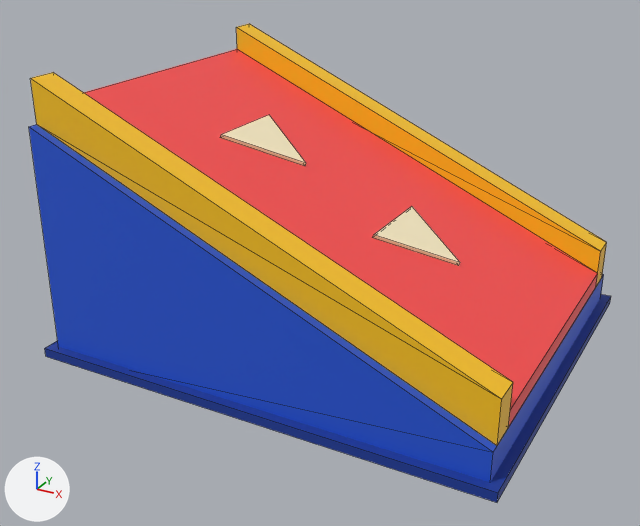
Renders of the Blender file assets/managed-models/puzzle/ramp/ramp.blend from each side of a commit.
Both versions are drawn from a 50 mm camera at (0.813, -1.591, 0.945) aimed at (-0.024, -0.069, 0.184). The lights are fixed; the arrows at lower left show +X, +Y and +Z. The older version comes first. Mesh edges are drawn as thin lines.

Objects in the first picture: 'RampBody', 'RampSurface'.
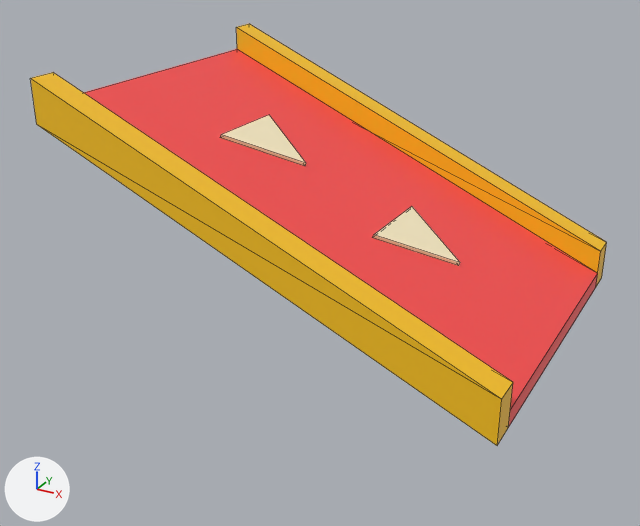
What differs and where, as boxes [x1, y1, x2, y2] in the pictures (640 x 526 px):
'RampBody', reshaped (12% shorter): before [29, 24, 611, 503]; after [31, 24, 607, 446]
part 1 of me_rampbody, deleted (blue): before [29, 124, 604, 482]
part 2 of me_rampbody, deleted: before [45, 294, 611, 503]

What the commit changed:
me_rampbody is used by ob_rampbody; parent ob_ramp; location (0.0, 0.0, 0.0).
me_rampbody had 32 vertices, 30 faces and spanned x -0.5..0.5, y -0.42..0.42, z 0.0..0.59.
me_rampbody now has 16 vertices, 16 faces and spans x -0.48..0.48, y -0.38..0.38, z 0.08..0.59.
me_rampbody part 1: the loose piece of 8 vertices spanning x -0.48..0.48, y -0.4..0.4, z 0.0..0.5 is deleted.
me_rampbody part 2: the loose piece of 8 vertices spanning x -0.5..0.5, y -0.42..0.42, z 0.0..0.02 is deleted.
